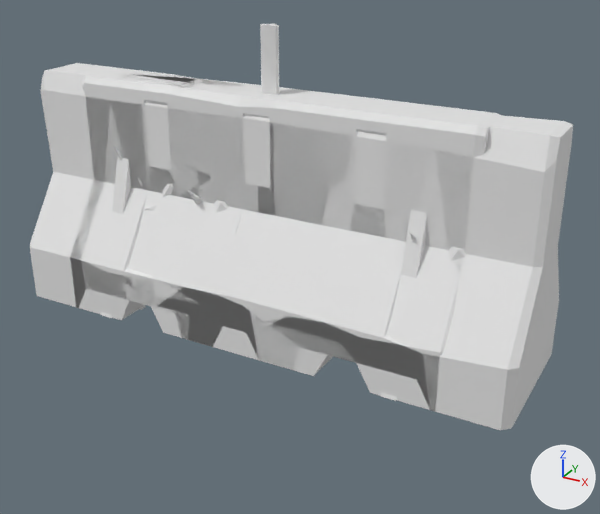
The Blender file models/divider/dividers.blend, before and after one commit.
Before and after are seen from a camera (50 mm lens) standing at (1.68, -2.82, 1.75) and looking at (0.15, -0.05, 0.36). The axes (+X, +Y, +Z) are drawn at lower right. The lights are the same throughout.

The older version as bpy lines, for what is in view:
```python
ob_barricade = bpy.data.objects.new('barricade', me_barricade)
ob_barricade.location = (0.0, 0.0, 0.0)
ob_bollard = bpy.data.objects.new('bollard', me_bollard)
ob_bollard.location = (0.0, 0.0, 0.0)
ob_jersey_barrier_concrete = bpy.data.objects.new('jersey-barrier-concrete', me_jersey_barrier_concrete)
ob_jersey_barrier_concrete.location = (0.0, 0.0, 0.0)
ob_jersey_barrier_plastic = bpy.data.objects.new('jersey-barrier-plastic', me_jersey_barrier_plastic)
ob_jersey_barrier_plastic.location = (0.0, 0.0, 0.0)
ob_planter_box = bpy.data.objects.new('planter-box', me_planter_box)
ob_planter_box.location = (0.0, 0.0, 0.0)
```
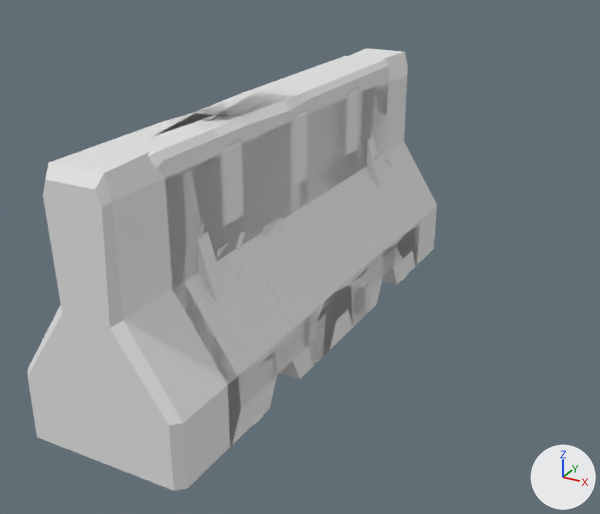
Boxes (x1, y1, x2, y2) around the edits, measured in the pictures (600 x 514 px):
```json
{"object": "jersey-barrier-concrete", "change": "mesh turned, moved", "before": [30, 63, 573, 431], "after": [28, 48, 437, 491]}
{"object": "jersey-barrier-plastic", "change": "mesh turned, moved", "before": [70, 71, 503, 410], "after": [140, 56, 420, 446]}
{"object": "barricade", "change": "mesh turned, moved", "before": [101, 157, 427, 401], "after": [197, 137, 406, 425]}
{"object": "bollard", "change": "hidden", "before": [260, 23, 279, 95]}
{"object": "planter-box", "change": "mesh turned, moved", "before": [114, 147, 466, 261], "after": [199, 148, 387, 276]}
```

Edits to the scene script, one JSON object a line:
```json
{"block": "me_planter_box", "where": "me_planter_box.from_pydata(...)  # 511 vertices, 648 faces; spans x -1.02..0.94, y -0.2..0.16, z 0.0..0.74"}
{"block": "me_planter_box", "where": "# used by ob_planter_box; location = (0.0, 0.0, 0.0)"}
{"block": "me_planter_box", "change": "me_planter_box part 1: the whole mesh is turned 90 degrees about the z axis through the mesh origin"}
{"block": "me_barricade", "where": "me_barricade.from_pydata(...)  # 154 vertices, 164 faces; spans x -0.717..0.717, y -0.332..0.332, z 0.0..0.983"}
{"block": "me_barricade", "where": "# used by ob_barricade; location = (0.0, 0.0, 0.0)"}
{"block": "me_barricade", "change": "me_barricade part 2: the whole mesh is turned 90 degrees about the z axis through its middle"}
{"block": "me_jersey_barrier_concrete", "where": "me_jersey_barrier_concrete.from_pydata(...)  # 106 vertices, 117 faces; spans x -1.15..1.15, y -0.33..0.33, z 0.0..1.02"}
{"block": "me_jersey_barrier_concrete", "where": "# used by ob_jersey_barrier_concrete; location = (0.0, 0.0, 0.0)"}
{"block": "me_jersey_barrier_concrete", "change": "me_jersey_barrier_concrete part 3: the whole mesh is turned 90 degrees about the z axis through its middle"}
{"block": "me_jersey_barrier_plastic", "where": "me_jersey_barrier_plastic.from_pydata(...)  # 184 vertices, 194 faces; spans x -0.9..0.9, y -0.33..0.33, z 0.0..1.02"}
{"block": "me_jersey_barrier_plastic", "where": "# used by ob_jersey_barrier_plastic; location = (0.0, 0.0, 0.0)"}
{"block": "me_jersey_barrier_plastic", "change": "me_jersey_barrier_plastic part 4: the whole mesh is turned 90 degrees about the z axis through its middle"}
{"op": "set", "path": "ob_planter_box.location", "old": "(0.0, 0.0, 0.0)", "new": "(0.001, -0.001, 0.0)"}
{"op": "add", "block": "ob_bollard", "code": "ob_bollard.hide_set(True)  # its collection is switched off"}
{"op": "set", "path": "ob_barricade.location", "old": "(0.0, 0.0, 0.0)", "new": "(0.001, -0.001, 0.0)"}
{"op": "set", "path": "ob_jersey_barrier_concrete.location", "old": "(0.0, 0.0, 0.0)", "new": "(0.001, -0.001, 0.0)"}
{"op": "set", "path": "ob_jersey_barrier_plastic.location", "old": "(0.0, 0.0, 0.0)", "new": "(0.001, -0.001, 0.0)"}
```
